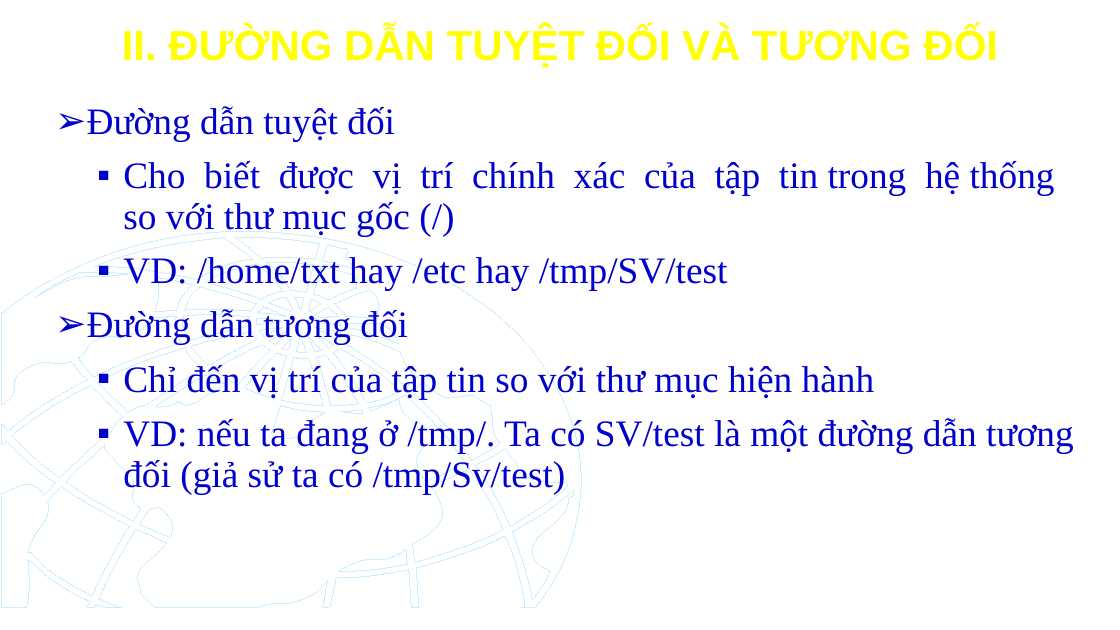
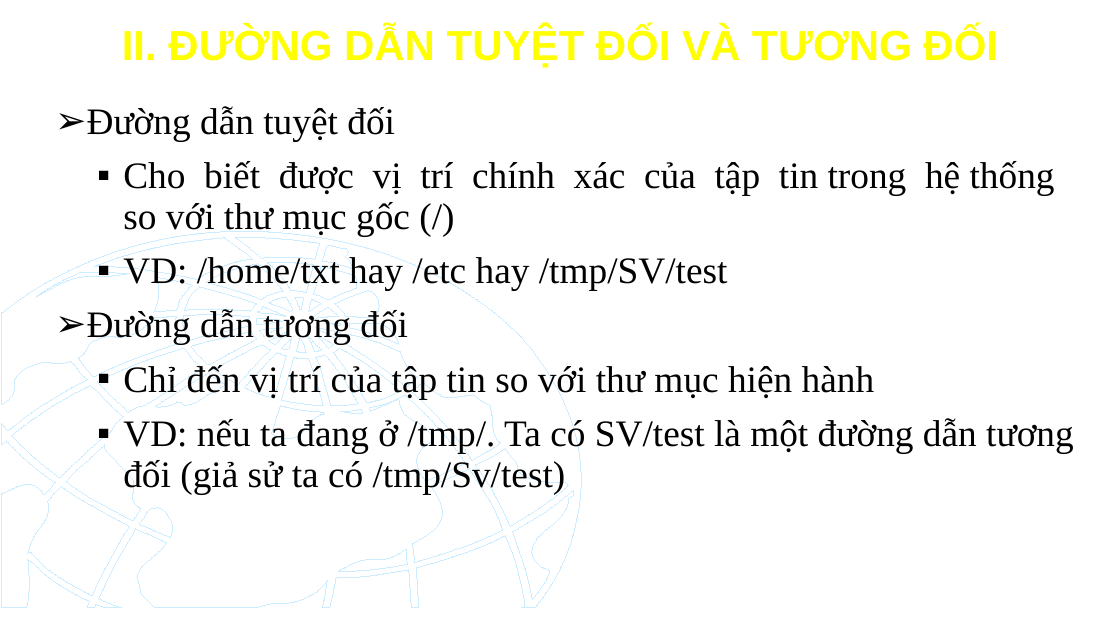
Before and after one commit to TikTzuki/SGU-Project, a slide deck: slide 12 of Open Source OS/CHƯƠNG 2.pptx. Drawn at 1120x630 pixels with LibreOffice and Linux fonts; fonts in the diff are those of the drawing; background and template pictures are left out. Boxes give left, top, right and bottom in pixels: in the first picture for what was removed or moved away, otherwise in the second. Text is boxed around its words. In the diff, an @@ line names an element or a change of style, - is before the commit and + after.

```diff
--- a/Open Source OS/CHƯƠNG 2.pptx
+++ b/Open Source OS/CHƯƠNG 2.pptx
@@ text "Đường dẫn tuyệt đối" at box(87, 106, 1074, 494): text colour #0000CC to #000000 @@
```
Also in this commit, not shown: 53 other slides changed, 11 other files.
